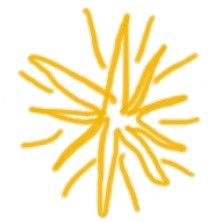
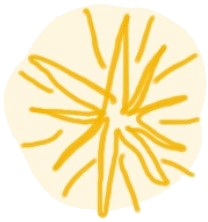
Two versions of the same layered image (208×222). Layer-by-layer changes:
added layer "Inhalt" (85%) above "blitzlicht.jpg" over left=3, top=3, right=207, bottom=216
painted on "blitzlicht.jpg" over left=3, top=3, right=207, bottom=219
